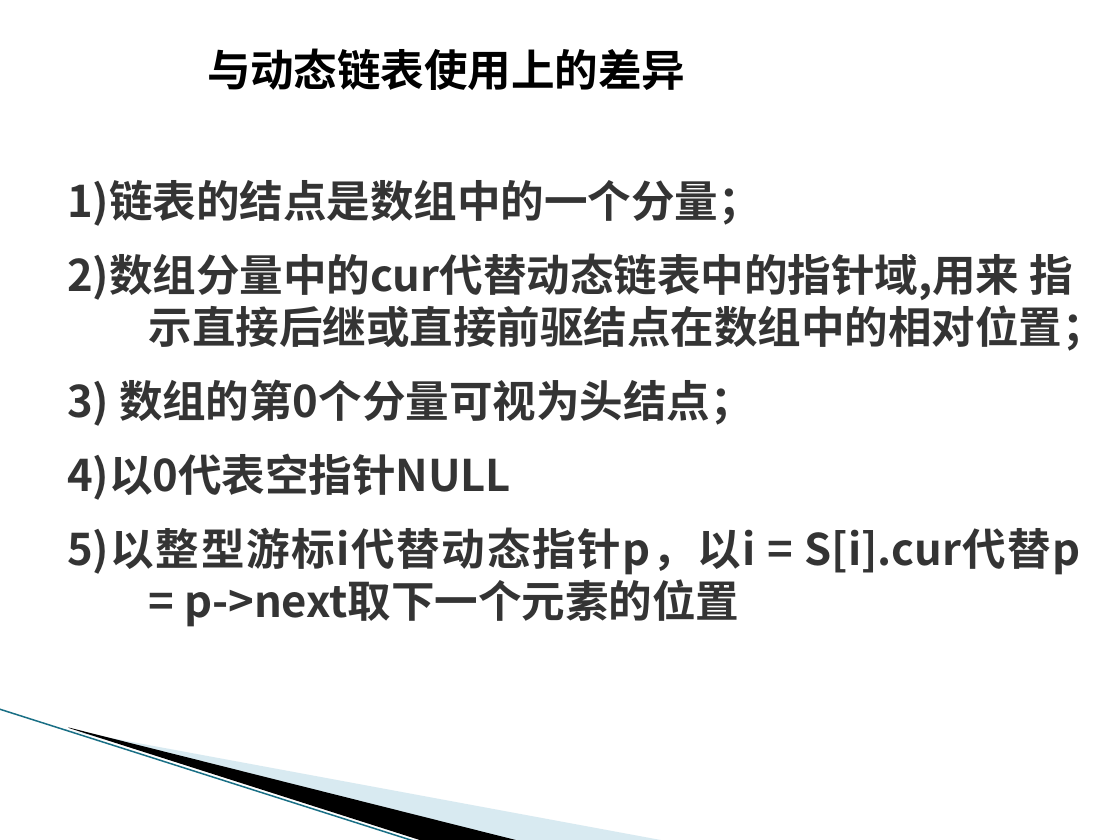
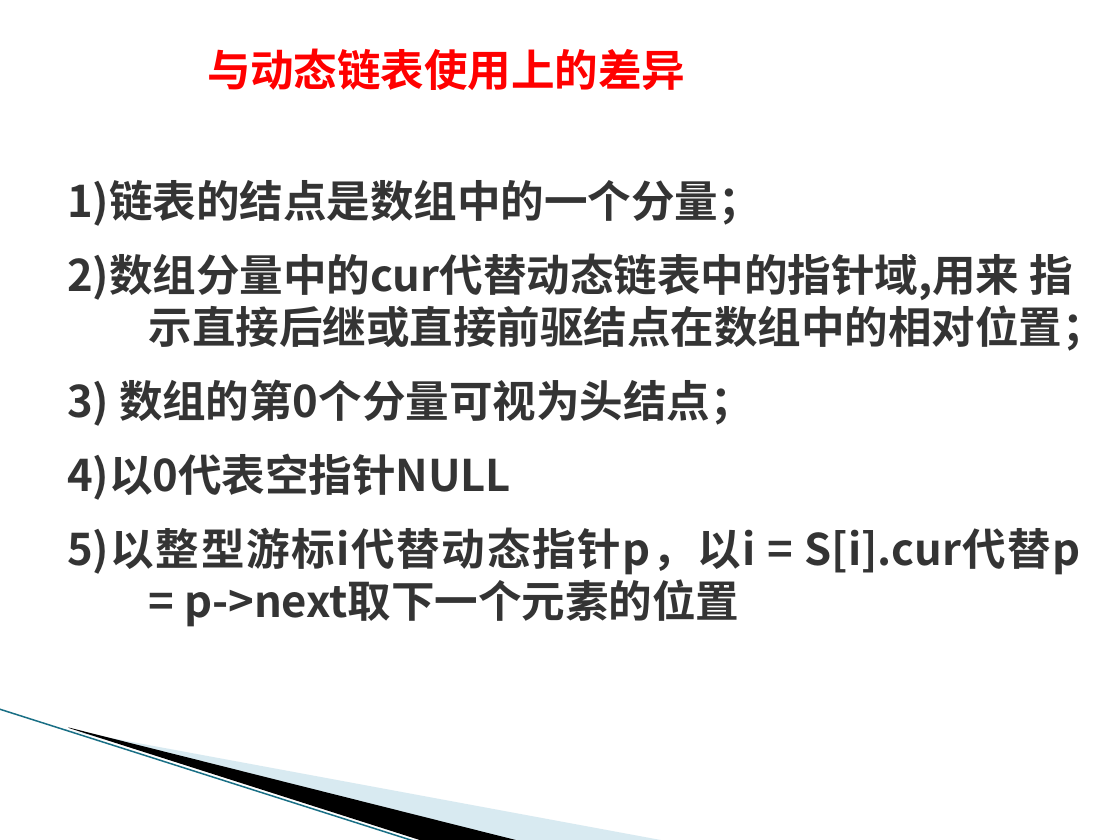
Before and after one commit to scpcddk/Learning-Notes, a slide deck: slide 118 of 算法/数据结构与算法/课件/第二章+线性表.pptx. Drawn at 1120x840 pixels with LibreOffice and Linux fonts; fonts in the diff are those of the drawing. Boxes give left, top, right and bottom in pixels: in the first picture for what was removed or moved away, otherwise in the second. Text is boxed around its words. In the diff, an @@ line names an element or a change of style, - is before the commit and + after.

```diff
--- a/算法/数据结构与算法/课件/第二章+线性表.pptx
+++ b/算法/数据结构与算法/课件/第二章+线性表.pptx
@@ text "与动态链表使用上的差异" at (207, 48, 685, 90): text colour #000000 to #FF0000 @@
```
Also in this commit, not shown: 1 other slide changed, 3 other files.
